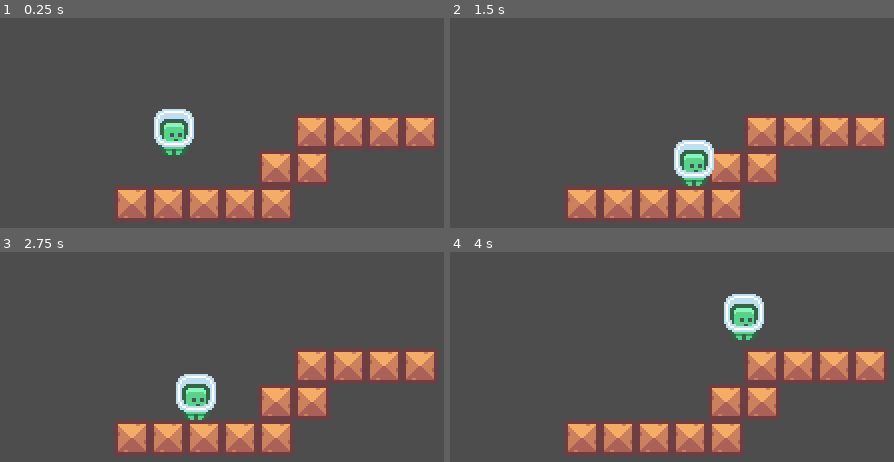
Above: before the commit, frames 1-4 (two rows, left to right).
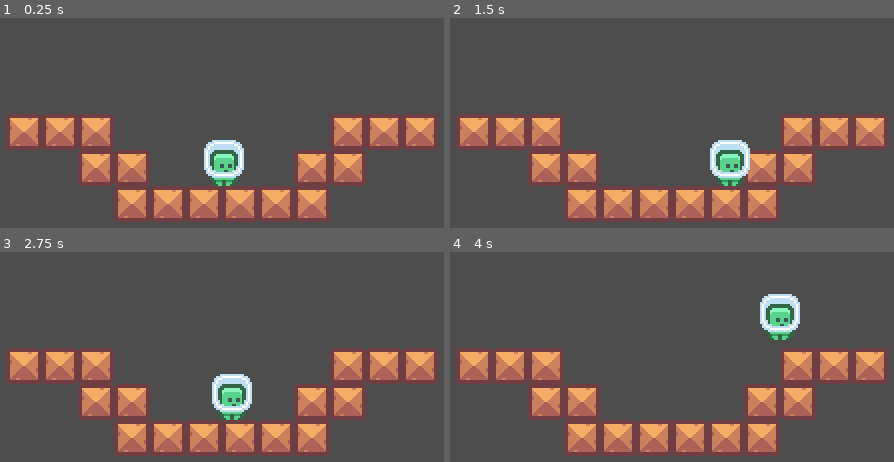
Above: after the commit, the same moments.

Repository: jrenato/pixel_platform
Game: Godot game, scene res://assets/world/World.tscn
The game is run twice, just before and just after one commit, with the same random seed, the same clock (stepped at 60 frames per second) and the same inputs. Before the commit the project starts from res://World.tscn.
Inputs:
- Up to frame 1 (0.25 s): no input
- Up to frame 2 (1.5 s): tap Enter (ui_accept) at 0.5, 0.77 s; hold Right (ui_right) from 0.53 s (still down)
- Up to frame 3 (2.75 s): tap Enter (ui_accept) at 1.52 s; release Right (ui_right) at 2.03 s; hold Left (ui_left) from 2.03 s (still down)
- Up to frame 4 (4 s): release Left (ui_left) at 2.78 s; hold Right (ui_right) from 2.78 s (still down); tap Enter (ui_accept) at 3.02, 3.77 s

The runs differ from the first frame. In frame 1, 16% of the frame differs, in the area x 1-83%, y 43-98%; in frame 2, 14%; in frame 3, 16%; in frame 4, 16%.

Commit message:
Reorganized assets

Diff:
--- a/World.tscn
+++ /dev/null
@@ -1,42 +0,0 @@
-[gd_scene load_steps=3 format=3 uid="uid://b0lynlbqdgd8"]
-
-[ext_resource type="PackedScene" uid="uid://beq02bfej832s" path="res://Block.tscn" id="1_thraq"]
-[ext_resource type="PackedScene" uid="uid://bqpfdj3d0l8as" path="res://Player.tscn" id="2_0mvch"]
-
-[node name="World" type="Node2D"]
-
-[node name="Block" parent="." instance=ExtResource("1_thraq")]
-position = Vector2(117, 117)
-
-[node name="Block2" parent="." instance=ExtResource("1_thraq")]
-position = Vector2(135, 117)
-
-[node name="Block3" parent="." instance=ExtResource("1_thraq")]
-position = Vector2(153, 117)
-
-[node name="Block4" parent="." instance=ExtResource("1_thraq")]
-position = Vector2(171, 117)
-
-[node name="Block5" parent="." instance=ExtResource("1_thraq")]
-position = Vector2(189, 99)
-
-[node name="Block11" parent="." instance=ExtResource("1_thraq")]
-position = Vector2(189, 117)
-
-[node name="Block6" parent="." instance=ExtResource("1_thraq")]
-position = Vector2(207, 99)
-
-[node name="Block10" parent="." instance=ExtResource("1_thraq")]
-position = Vector2(207, 81)
-
-[node name="Block7" parent="." instance=ExtResource("1_thraq")]
-position = Vector2(225, 81)
-
-[node name="Block8" parent="." instance=ExtResource("1_thraq")]
-position = Vector2(243, 81)
-
-[node name="Block9" parent="." instance=ExtResource("1_thraq")]
-position = Vector2(261, 81)
-
-[node name="Player" parent="." instance=ExtResource("2_0mvch")]
-position = Vector2(138, 64)
--- a/Player.tscn
+++ b/assets/player/Player.tscn
@@ -1,10 +1,10 @@
-[gd_scene load_steps=6 format=3 uid="uid://bqpfdj3d0l8as"]
+[gd_scene load_steps=6 format=3 uid="uid://bx0k7kkgxmth2"]
 
-[ext_resource type="Script" path="res://Player.gd" id="1_n4t3k"]
-[ext_resource type="Texture2D" uid="uid://df6t71d65760p" path="res://characters_packed.png" id="1_oi3ma"]
+[ext_resource type="Script" path="res://assets/player/Player.gd" id="1_qh5p3"]
+[ext_resource type="Texture2D" uid="uid://df6t71d65760p" path="res://assets/player/characters_packed.png" id="2_vsdn0"]
 
 [sub_resource type="AtlasTexture" id="AtlasTexture_t02m6"]
-atlas = ExtResource("1_oi3ma")
+atlas = ExtResource("2_vsdn0")
 region = Rect2(0, 0, 24, 24)
 
 [sub_resource type="SpriteFrames" id="SpriteFrames_ro1ay"]
@@ -20,7 +20,7 @@
 height = 18.0
 
 [node name="Player" type="CharacterBody2D"]
-script = ExtResource("1_n4t3k")
+script = ExtResource("1_qh5p3")
 
 [node name="AnimatedSprite2D" type="AnimatedSprite2D" parent="."]
 frames = SubResource("SpriteFrames_ro1ay")
--- /dev/null
+++ b/assets/world/World.tscn
@@ -0,0 +1,57 @@
+[gd_scene load_steps=3 format=3 uid="uid://c66jsmk2m8d83"]
+
+[ext_resource type="PackedScene" uid="uid://b2pvqh11ghvup" path="res://assets/world/block/Block.tscn" id="1_thraq"]
+[ext_resource type="PackedScene" uid="uid://bx0k7kkgxmth2" path="res://assets/player/Player.tscn" id="2_0mvch"]
+
+[node name="World" type="Node2D"]
+
+[node name="Block" parent="." instance=ExtResource("1_thraq")]
+position = Vector2(63, 81)
+
+[node name="Block2" parent="." instance=ExtResource("1_thraq")]
+position = Vector2(81, 81)
+
+[node name="Block3" parent="." instance=ExtResource("1_thraq")]
+position = Vector2(99, 81)
+
+[node name="Block11" parent="." instance=ExtResource("1_thraq")]
+position = Vector2(225, 81)
+
+[node name="Block12" parent="." instance=ExtResource("1_thraq")]
+position = Vector2(243, 81)
+
+[node name="Block13" parent="." instance=ExtResource("1_thraq")]
+position = Vector2(261, 81)
+
+[node name="Block6" parent="." instance=ExtResource("1_thraq")]
+position = Vector2(117, 117)
+
+[node name="Block7" parent="." instance=ExtResource("1_thraq")]
+position = Vector2(135, 117)
+
+[node name="Block8" parent="." instance=ExtResource("1_thraq")]
+position = Vector2(153, 117)
+
+[node name="Block14" parent="." instance=ExtResource("1_thraq")]
+position = Vector2(171, 117)
+
+[node name="Block15" parent="." instance=ExtResource("1_thraq")]
+position = Vector2(189, 117)
+
+[node name="Block16" parent="." instance=ExtResource("1_thraq")]
+position = Vector2(207, 117)
+
+[node name="Block4" parent="." instance=ExtResource("1_thraq")]
+position = Vector2(99, 99)
+
+[node name="Block5" parent="." instance=ExtResource("1_thraq")]
+position = Vector2(117, 99)
+
+[node name="Block9" parent="." instance=ExtResource("1_thraq")]
+position = Vector2(207, 99)
+
+[node name="Block10" parent="." instance=ExtResource("1_thraq")]
+position = Vector2(225, 99)
+
+[node name="Player" parent="." instance=ExtResource("2_0mvch")]
+position = Vector2(163, 96)
--- a/Block.tscn
+++ b/assets/world/block/Block.tscn
@@ -1,6 +1,6 @@
-[gd_scene load_steps=3 format=3 uid="uid://beq02bfej832s"]
+[gd_scene load_steps=3 format=3 uid="uid://b2pvqh11ghvup"]
 
-[ext_resource type="Texture2D" uid="uid://b1wavil2t0gf5" path="res://tiles_packed.png" id="1_ugg6v"]
+[ext_resource type="Texture2D" uid="uid://b1wavil2t0gf5" path="res://assets/world/tiles_packed.png" id="1_ugg6v"]
 
 [sub_resource type="RectangleShape2D" id="RectangleShape2D_t42mo"]
 size = Vector2(18, 18)
--- a/project.godot
+++ b/project.godot
@@ -11,7 +11,7 @@
 [application]
 
 config/name="Pixel Platform"
-run/main_scene="res://World.tscn"
+run/main_scene="res://assets/world/World.tscn"
 config/features=PackedStringArray("4.0", "Mobile")
 config/icon="res://icon.svg"
 
Renamed: Player.gd -> assets/player/Player.gd
Renamed: characters_packed.png -> assets/player/characters_packed.png
Not shown, changed: assets/player/characters_packed.png.import
Renamed: tiles_packed.png -> assets/world/tiles_packed.png
Not shown, changed: assets/world/tiles_packed.png.import
